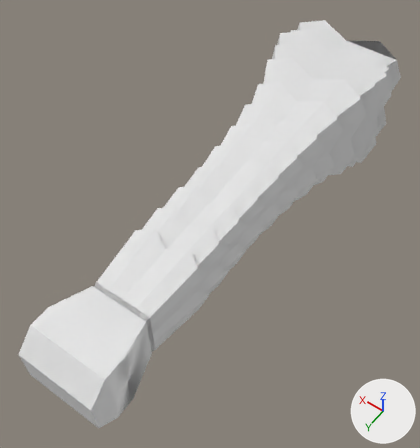
The OBJ model mccore/src/main/resources/assets/ivv/objmodels/parts/cattail.obj as it was, and as the next commit left it.
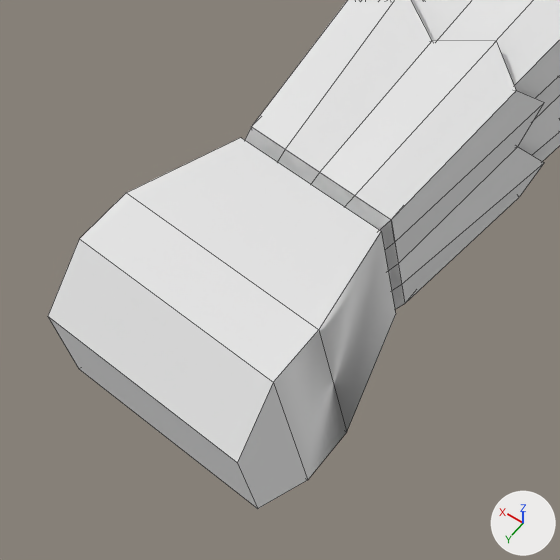
Each version is shown whole from a 50 mm lens placed at (-0.652, 0.373, 1.438), pointed at (0.029, -0.58, -0.06), then close up on the part from 0% to 51% of the width and 52% to 100% of the height. The axes (+X, +Y, +Z) are drawn at lower right. The lights are the same throughout. The close-ups show mesh edges as thin lines. Where no turn or scale is listed for an object, it has been applied to the vertices. Vertices at the same position are counted once.

In view in the first close-up: 'tailbase', 'tailsegment1', 'tailsegment1alt'.
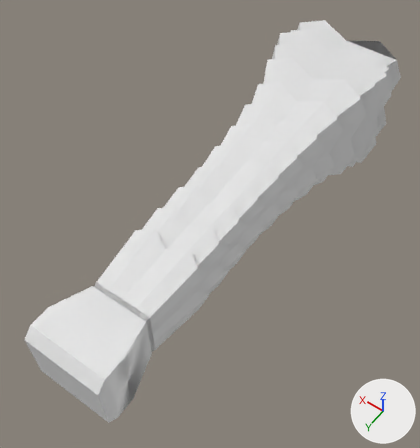
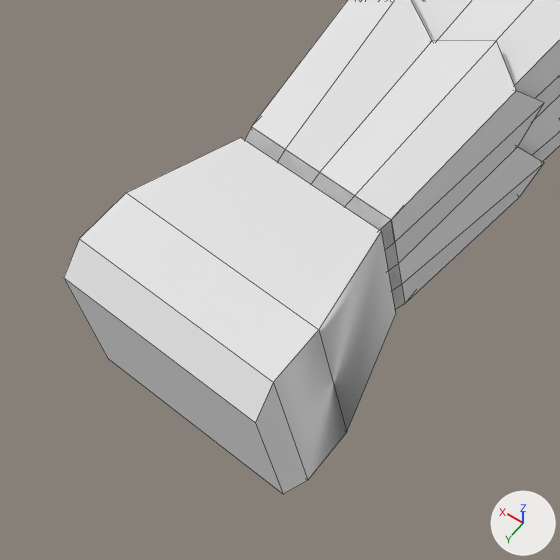
The change, as a list of edits to the scene's bpy script:
```text
Change me_tailbase:
    where me_tailbase.from_pydata(...)  # 16 vertices, 15 faces; spans x -0.125..0.125, y -0.125..0.125, z -0.125..0.125
    used by ob_tailbase; location = (0.0, 0.0, 0.0)
    me_tailbase part 1
    me_tailbase.vertices[12].co: (-0.125, 0.125, 0.062) -> (-0.125, 0.094, 0.094)  # pixel (237, 462) -> pixel (255, 422)
    me_tailbase.vertices[13].co: (0.125, 0.125, 0.062) -> (0.125, 0.094, 0.094)  # pixel (47, 316) -> pixel (63, 277)
    me_tailbase.vertices[14].co: (0.125, 0.125, -0.063) -> (0.125, 0.094, -0.094)  # pixel (78, 368) -> pixel (107, 358)
    me_tailbase.vertices[15].co: (-0.125, 0.125, -0.063) -> (-0.125, 0.094, -0.094)  # pixel (257, 508) -> pixel (283, 494)
```

Boxes (x1, y1, x2, y2) around the edits, measured in the close-ups (560 x 560 px; the box of a moved part takes in the faces that stretch with it):
'tailbase', reshaped: before (48, 138, 396, 509); after (64, 138, 396, 494)
part 1 of me_tailbase, moved or reshaped: before (48, 239, 307, 509); after (64, 239, 307, 494)
